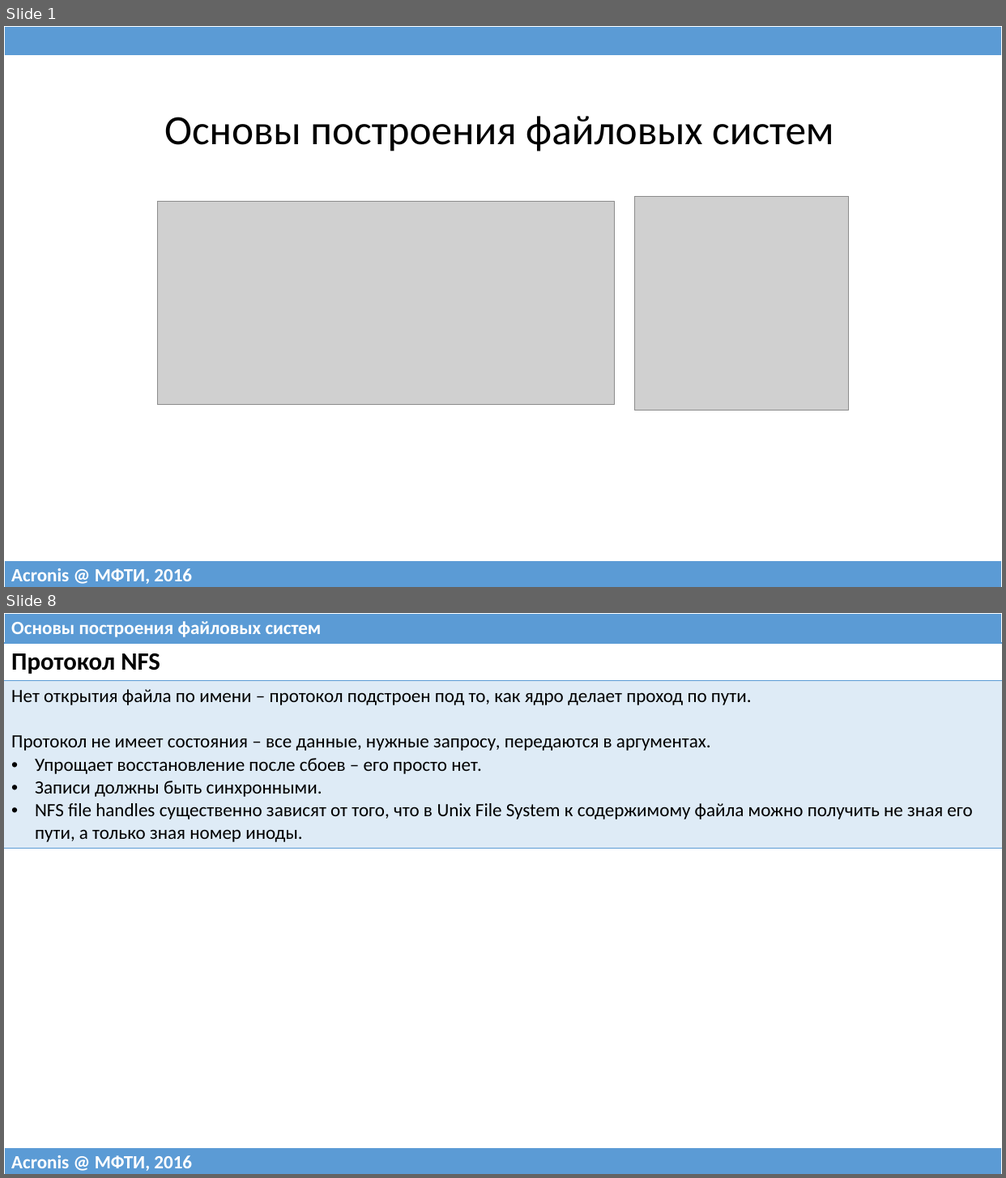
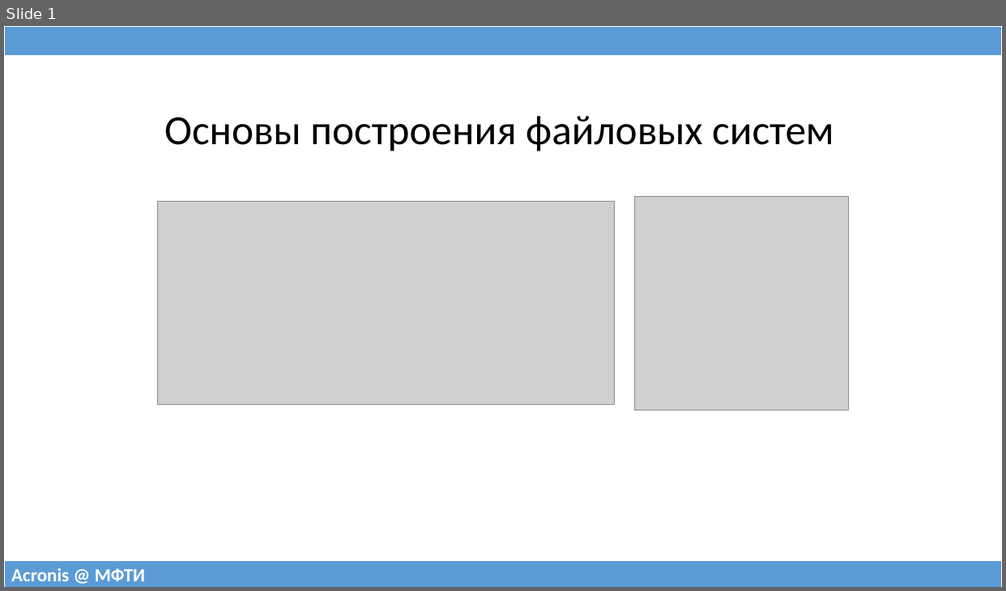
Before and after one commit to 75cc8545e7b021ed280ed0ef99fc7fc4/filesystems-101, a slide deck: talks/src/class10.pptx. Shown one above the other, each under a label of ours: slides 1 and 8 before the commit, slide 1 after it; the slides between them are not shown. The pictures are 1006x1178 and 1006x591 pixels, drawn with LibreOffice and Linux fonts; fonts in the diff are those of the drawing; grey boxes stand for pictures. Boxes give left, top, right and bottom in pixels: in the first picture for what was removed or moved away, otherwise in the second. Text is boxed around its words. In the diff, an @@ line names an element or a change of style, - is before the commit and + after.

```diff
--- a/talks/src/class10.pptx
+++ b/talks/src/class10.pptx
@@ slide 8 removed at bbox=[4, 613, 1002, 1174], background #FFFFFF @@
@@ table removed at bbox=[4, 613, 1002, 643], 1 rows, 1 columns @@
-Основы построения файловых систем
@@ table removed at bbox=[4, 643, 1002, 845], 2 rows, 1 columns @@
-Протокол NFS
-Нет открытия файла по имени – протокол подстроен под то, как ядро делает проход по пути. / Протокол не имеет состояния – все данные, нужные запросу, передаются в аргументах. / Упрощает восстановление после сбоев – его просто нет. / Записи должны быть синхронными. / NFS file handles существенно зависят от того, что в Unix File System к содержимому файла можно получить не зная его пути, а только зная номер иноды.
@@ table removed at bbox=[4, 1148, 1002, 1174], 1 rows, 1 columns @@
-Acronis @ МФТИ, 2016
@@ slide 1 changed as well @@
@@ table at bbox=[4, 561, 1002, 587] @@
-row 1, column 1: Acronis @ МФТИ, 2016
+row 1, column 1: Acronis @ МФТИ
```
Also in this commit, not shown: 2 other slides changed, 31 slides added, 12 other slides removed, 1 other file.
